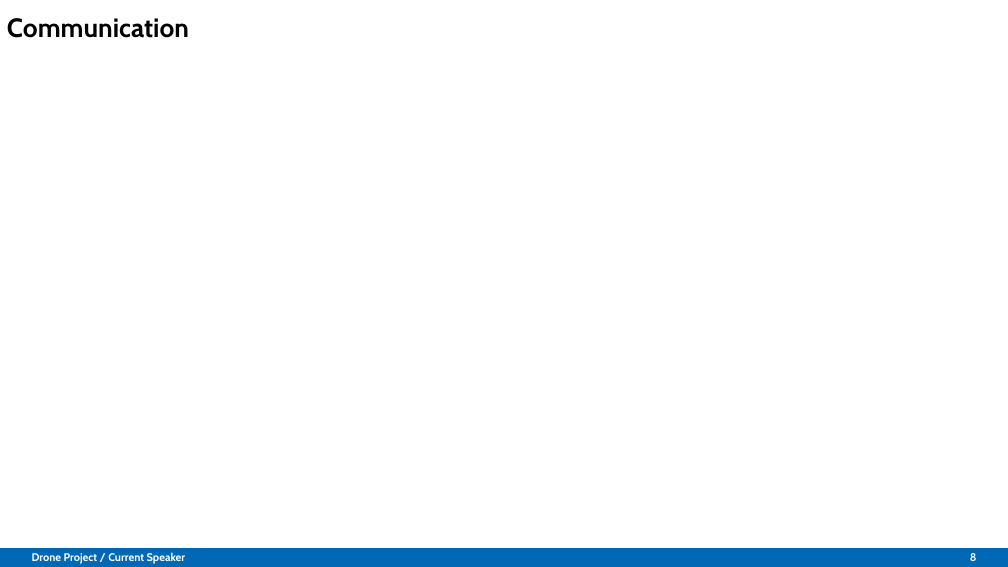
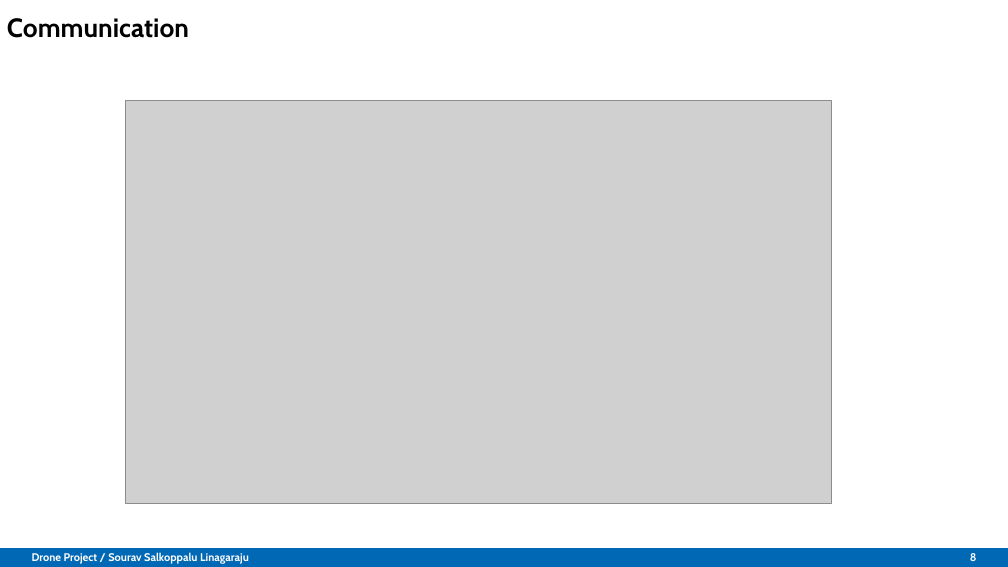
Before and after one commit to Belvin7/Drone_Project_personal-, a slide deck: slide 8 of AMS_Intermediate_Presentation.odp. Drawn at 1008x567 pixels with LibreOffice and Linux fonts; fonts in the diff are those of the drawing; grey boxes stand for pictures; background and template pictures are left out. Boxes give left, top, right and bottom in pixels: in the first picture for what was removed or moved away, otherwise in the second. Text is boxed around its words. In the diff, an @@ line names an element or a change of style, - is before the commit and + after.

```diff
--- a/AMS_Intermediate_Presentation.odp
+++ b/AMS_Intermediate_Presentation.odp
@@ picture added at (126,101,832,504) @@
@@ text at (32,552,249,564): text changed @@
-Drone Project / Current Speaker
+Drone Project / Sourav Salkoppalu Linagaraju
```
